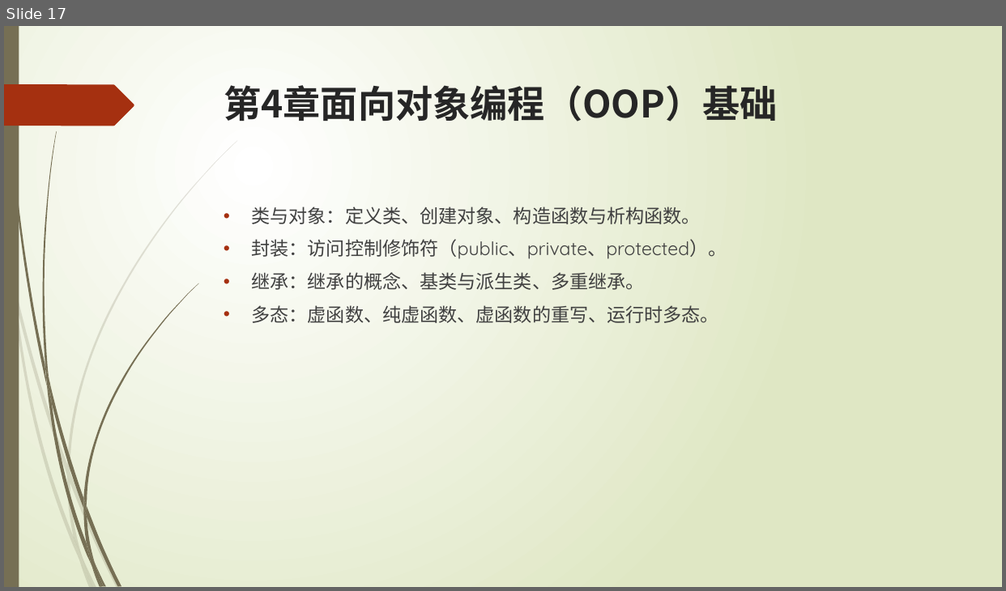
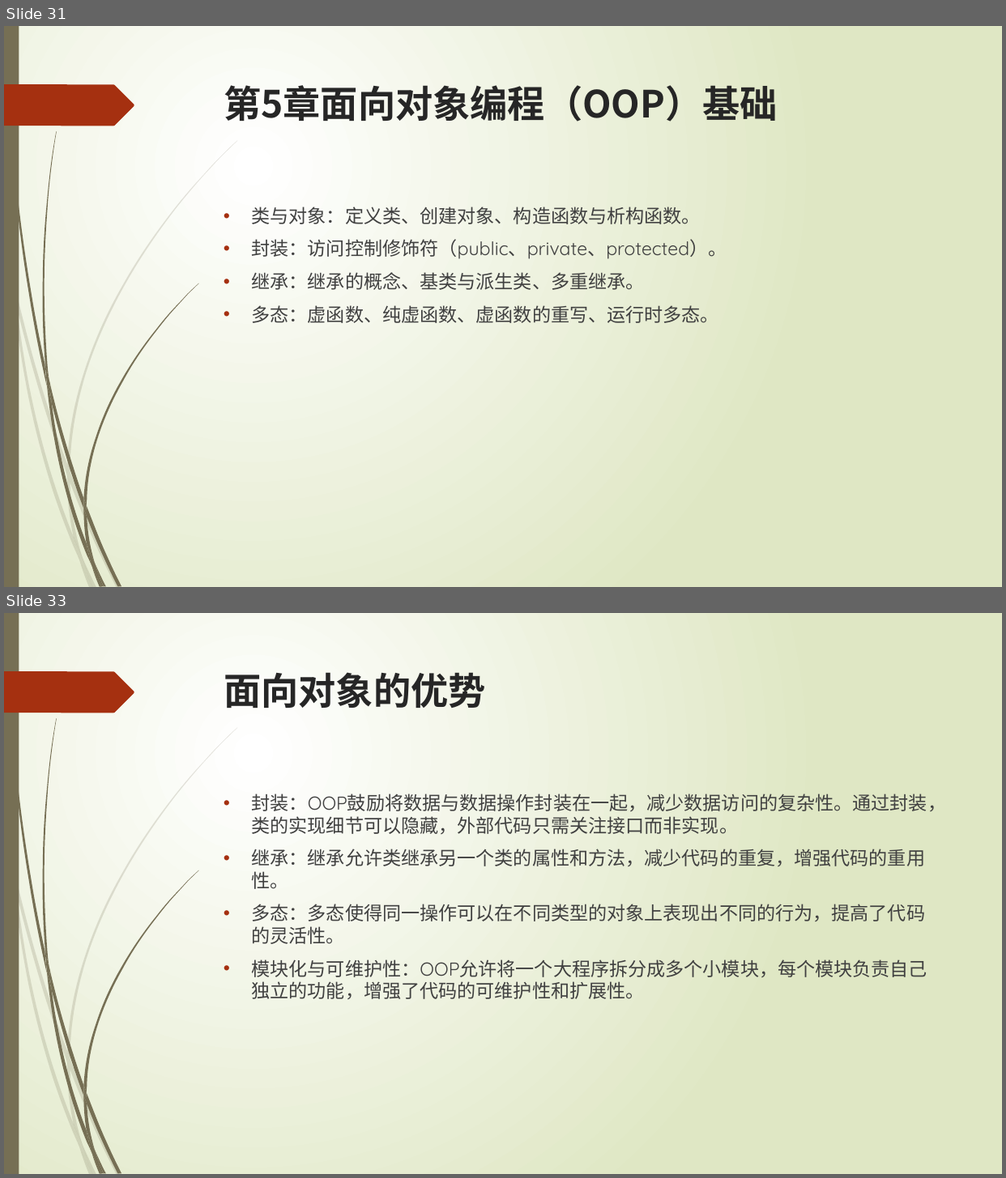
Before and after one commit to liuty2006/learn, a slide deck: learn_cpp/docs/C++语言培训.pptx. Shown one above the other, each under a label of ours: slide 17 before the commit, slides 31 and 33 after it; the slides between them are not shown. The pictures are 1006x591 and 1006x1178 pixels, drawn with LibreOffice and Linux fonts; fonts in the diff are those of the drawing. Boxes give left, top, right and bottom in pixels: in the first picture for what was removed or moved away, otherwise in the second. Text is boxed around its words. In the diff, an @@ line names an element or a change of style, - is before the commit and + after.

```diff
--- a/learn_cpp/docs/C++语言培训.pptx
+++ b/learn_cpp/docs/C++语言培训.pptx
@@ slide 33 added at <box>4,613,1002,1174</box>, background gradient #FFFFFF to #DFE8C4; not listed: 24 template elements that a slide beside it also shows @@
@@ title added at <box>224,672,485,708</box>, 36 pt, text #262626, bold @@
+面向对象的优势
@@ text added at <box>252,791,947,999</box>, 18 pt, text #404040 @@
+• 封装：OOP鼓励将数据与数据操作封装在一起，减少数据访问的复杂性。通过封装，类的实现细节可以隐藏，外部代码只需关注接口而非实现。
+• 继承：继承允许类继承另一个类的属性和方法，减少代码的重复，增强代码的重用性。
+• 多态：多态使得同一操作可以在不同类型的对象上表现出不同的行为，提高了代码的灵活性。
+• 模块化与可维护性：OOP允许将一个大程序拆分成多个小模块，每个模块负责自己独立的功能，增强了代码的可维护性和扩展性。
@@ what was slide 17 is now slide 31 @@
@@ slide 31 changed as well @@
@@ title at <box>224,85,778,122</box>: text changed @@
-第4章面向对象编程（OOP）基础
+第5章面向对象编程（OOP）基础
```
Also in this commit, not shown: 8 other slides changed, 22 other slides added, 16 other files.
